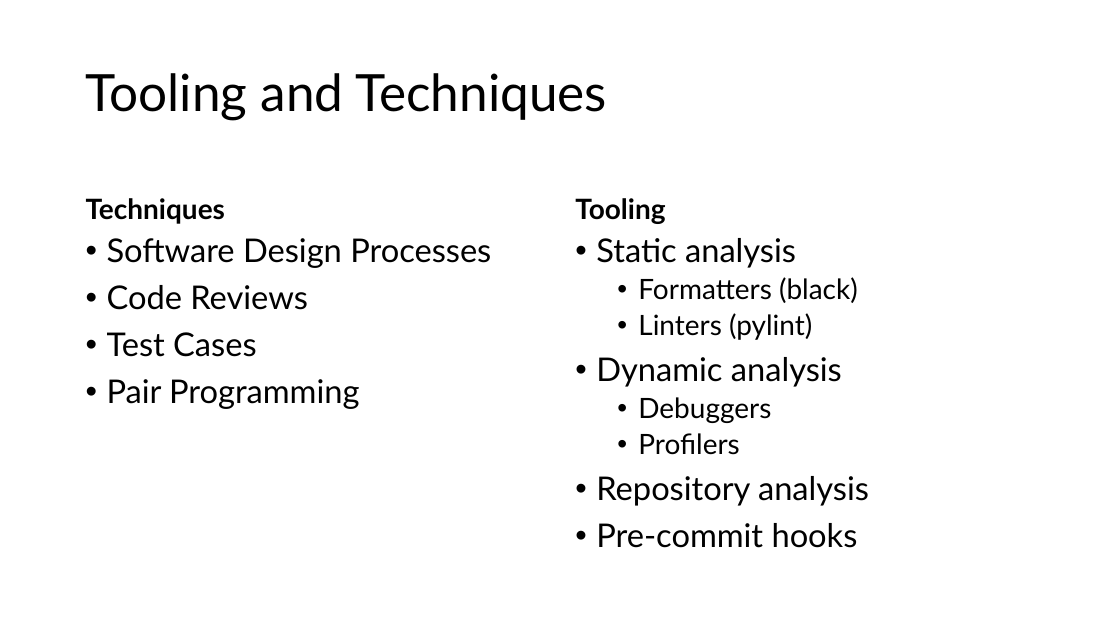
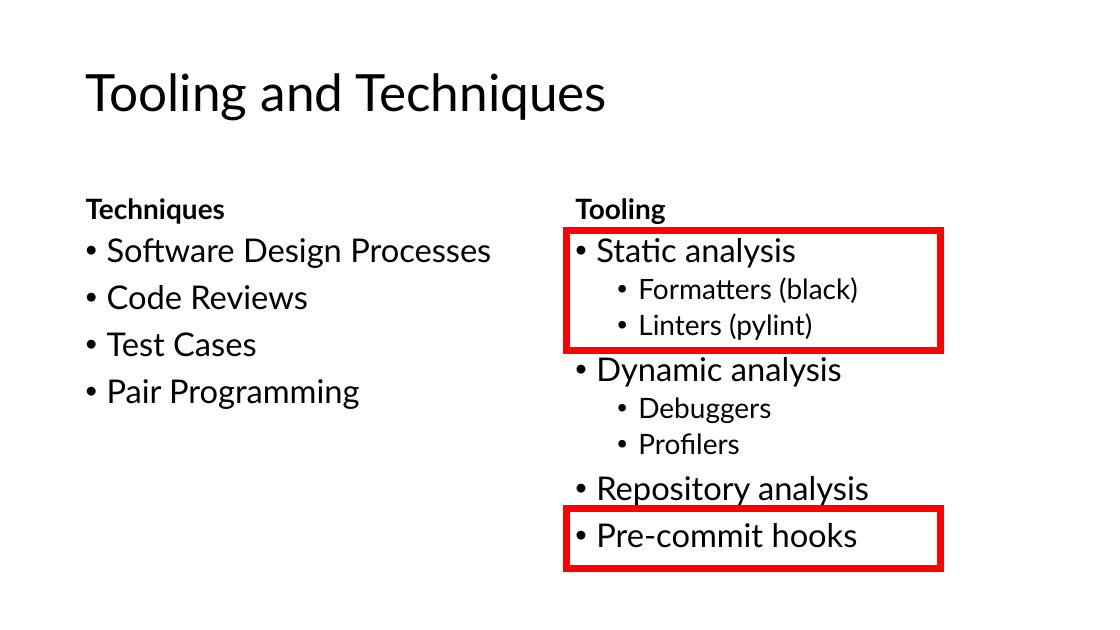
Before and after one commit to CyberDave80/AI2C-Prereqs, a slide deck: slide 15 of lesson09/Clean Code/Writing Clean Code.pptx. Drawn at 1120x630 pixels with LibreOffice and Linux fonts; fonts in the diff are those of the drawing. Boxes give left, top, right and bottom in pixels: in the first picture for what was removed or moved away, otherwise in the second. Text is boxed around its words. In the diff, an @@ line names an element or a change of style, - is before the commit and + after.

```diff
--- a/lesson09/Clean Code/Writing Clean Code.pptx
+++ b/lesson09/Clean Code/Writing Clean Code.pptx
@@ rectangle added at [567,230,941,351], outline #FF0000 6 pt @@
@@ rectangle added at [567,508,941,569], outline #FF0000 6 pt @@
```
Also in this commit, not shown: 3 other files.
